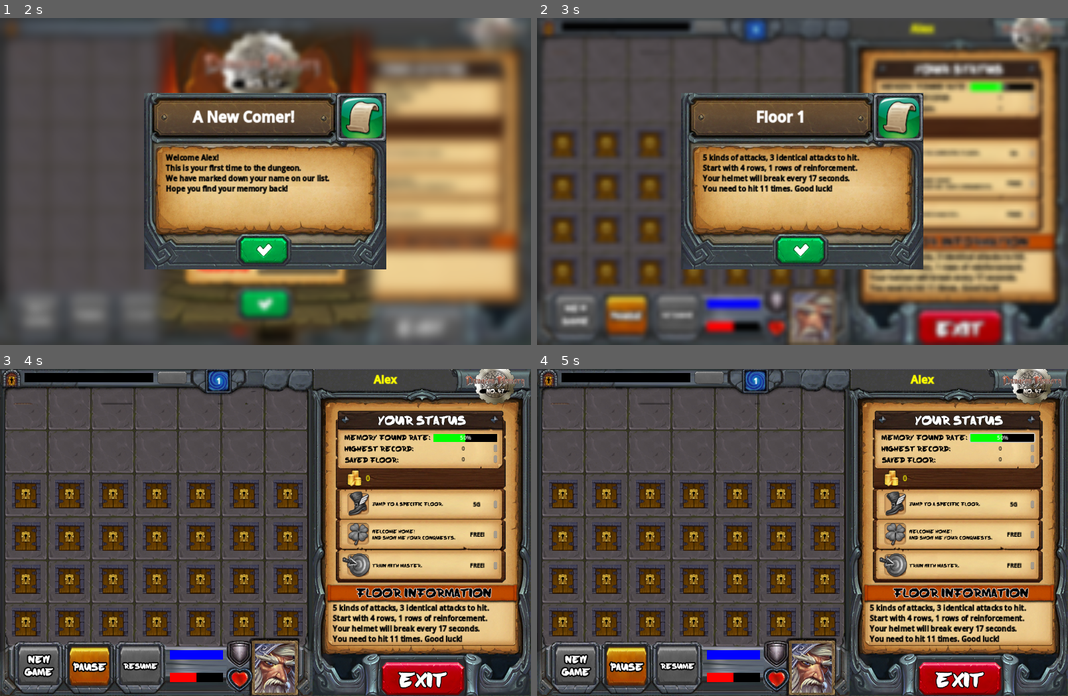
Above: before the commit, frames 1-4 (two rows, left to right).
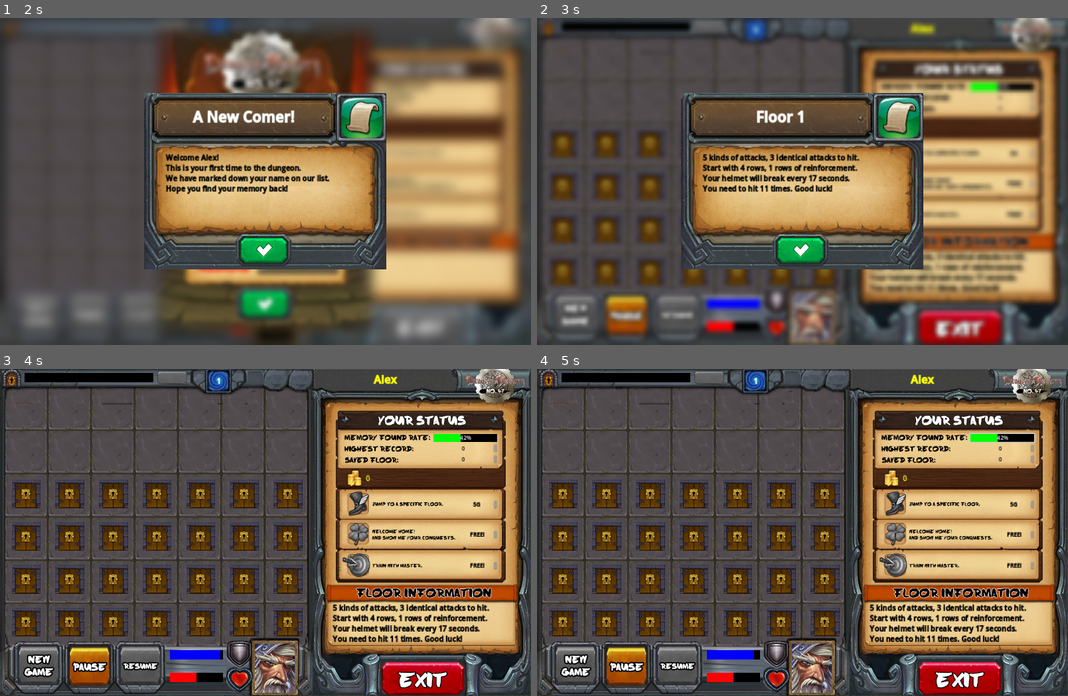
Above: after the commit, the same moments.

Repository: zjbthomas/MemoryDungeon
Game: Godot game, scene res://scenes/Login.tscn
Same seed, same stepped clock (60 frames per second), same inputs: the game is played once before the commit and once after it.
Inputs (mouse positions are in pixels of both pictures, inside the frame that each line leads up to):
- Up to frame 1 (2 s): click (297, 246) at 0.52 s; type "Alex" at 0.6 s; click (297, 266) at 0.75 s; type "12" at 0.83 s; click (265, 305) at 1.25 s
- Up to frame 2 (3 s): click (802, 250) at 2 s; click (690, 145) at 2.75 s
- Up to frame 3 (4 s): click (265, 601) at 3.5 s
- Up to frame 4 (5 s): click (1004, 437) at 4.25 s

Frame 1 is identical in both runs. In frame 2, less than 0.1% of the frame differs, in the area x 86-89%, y 19-24%; in frame 3, less than 0.1%; in frame 4, less than 0.1%.

Commit message:
Add AM timer

Diff:
--- a/Godot/scenes/Main.tscn
+++ b/Godot/scenes/Main.tscn
@@ -32,4 +32,5 @@
 [connection signal="new_game_button_pressed" from="MainGUI" to="." method="_on_main_gui_new_game_button_pressed"]
 [connection signal="next_floor_button_pressed" from="MainGUI" to="." method="_on_main_gui_next_floor_button_pressed"]
 [connection signal="card_button_pressed" from="MainGUI/Board" to="." method="_on_board_card_button_pressed"]
+[connection signal="timeout" from="AMTimer" to="." method="_on_am_timer_timeout"]
 [connection signal="timeout" from="SettleTimer" to="." method="_on_settle_timer_timeout"]
--- a/Godot/scripts/User.gd
+++ b/Godot/scripts/User.gd
@@ -154,3 +154,6 @@
 		save_game()
 
 		return [type, true]
+
+func get_collection_rate():
+	return int(100 * (owned_k.count(true) + owned_sp.count(true)) / (Global.MAXK + Global.MAXSP))
--- a/Godot/scripts/scenes/Main.gd
+++ b/Godot/scripts/scenes/Main.gd
@@ -18,13 +18,57 @@
 func _ready():
 	randomize() # call only once
 
-	# some initialization for the game
-	game.level = Global.user.saved_level
-	$MainGUI/LeftPanel/GameStatus/BottomPanel/HeroSprite.play(str(Global.user.hero))
+	_setup()
 
 # Called every frame. 'delta' is the elapsed time since the previous frame.
 func _process(delta):
 	pass
+
+func _setup():
+	# game status
+	$MainGUI/LeftPanel/GameStatus/TopPanel/LevelBar.visible = false
+	$MainGUI/LeftPanel/GameStatus/TopPanel/StatusSprite.visible = false
+
+	$MainGUI/LeftPanel/GameStatus/BottomPanel/AMBar.visible = false
+	$MainGUI/LeftPanel/GameStatus/BottomPanel/HPBar.visible = false
+
+	if (Global.user.saved_level != 0):
+		$MainGUI/LeftPanel/GameStatus/TopPanel/LevelLabel.text = "[center][b]" + str(Global.user.saved_level)
+	else:
+		$MainGUI/LeftPanel/GameStatus/TopPanel/LevelLabel.text = "[center][b]0"
+
+	# controls
+	$MainGUI/LeftPanel/GameControls/NewGameButton.visible = false
+	$MainGUI/LeftPanel/GameControls/PauseButton.visible = false
+	$MainGUI/LeftPanel/GameControls/ResumeButton.visible = false
+
+	if (Global.user.saved_level != 0):
+		$MainGUI/LeftPanel/GameControls/NextFloorButton.visible = true
+
+	$MainGUI/LeftPanel/GameStatus/BottomPanel/HeroSprite/HeroButton.visible = true
+
+	# user info
+	$MainGUI/RightPanel/UserStatus/UsernameLabel.text = "[center][b]" + Global.user.username
+
+	# update collection status
+	$MainGUI/RightPanel/UserStatus/CollectionBar.visible = true
+	update_collection_bar()
+
+	$MainGUI/RightPanel/UserStatus/BestLabel.text = "[center]" + str(Global.user.best_level)
+	$MainGUI/RightPanel/UserStatus/SavedLabel.text = "[center]" + str(Global.user.saved_level)
+
+	$MainGUI/RightPanel/GameFunctions/ShopFunction/GoldLabel.text = str(Global.user.gold)
+	$MainGUI/RightPanel/GameFunctions/ShopFunction/GoldLabel.visible = true
+
+	$MainGUI/RightPanel/GameFunctions/ShopFunction/GainRect.visible = false
+
+	# floor info
+	$MainGUI/RightPanel/FloorInfo/MessageLabel.text = "[b]Come on to a new floor!"
+	$MainGUI/RightPanel/FloorInfo/EvilRect.visible = false
+
+	# init game and hero
+	game.level = Global.user.saved_level
+	$MainGUI/LeftPanel/GameStatus/BottomPanel/HeroSprite.play(str(Global.user.hero))
 
 func _on_main_gui_next_floor_button_pressed():
 	start(false)
@@ -170,6 +214,11 @@
 	$MainGUI/LeftPanel/GameStatus/BottomPanel/HPBar.min_value = 0
 	$MainGUI/LeftPanel/GameStatus/BottomPanel/HPBar.max_value = Global.MAXR
 	$MainGUI/LeftPanel/GameStatus/BottomPanel/HPBar.value = Global.MAXR - (game.update_cur_n_rows() - 1) # TODO: do we need to call update_cur_n_rows or just use cur_n_rows?
+
+func update_collection_bar():
+	$MainGUI/RightPanel/UserStatus/CollectionBar.min_value = 0
+	$MainGUI/RightPanel/UserStatus/CollectionBar.max_value = 100
+	$MainGUI/RightPanel/UserStatus/CollectionBar.value = Global.user.get_collection_rate()
 
 # TODO: we should set a flag call is_processing; group all operations into two functions when is_processing is set and clear
 func update_function_controls(is_processing):
@@ -291,8 +340,6 @@
 	# call settle()
 	game.settle()
 
-	# TODO: this->update() what's this?
-
 	# update status
 	if (game.status == GameRule.STATUS.EMPTY):
 		$MainGUI/LeftPanel/GameStatus/TopPanel/StatusSprite.visible = false
@@ -311,6 +358,7 @@
 	# update all cards
 	update_all_cards()
 
+	# TODO: win game logic; should move to a separate function
 	if (game.win_game):
 		$AMTimer.stop()
 
@@ -320,8 +368,6 @@
 		$MainGUI/LeftPanel/GameStatus/BottomPanel/AMBar.visible = false
 		$MainGUI/LeftPanel/GameStatus/BottomPanel/HPBar.visible = false
 
-		update_function_controls(false)
-
 		# hide status
 		$MainGUI/LeftPanel/GameStatus/TopPanel/StatusSprite.visible = false
 		$MainGUI/RightPanel/GameFunctions/ShopFunction/GainRect.visible = false
@@ -335,78 +381,106 @@
 
 		# handle TREASURE
 		if (game.found_treasure):
-			# TODO
 			$BlurContainer/WrapperWindow.load_window("message")
 			$BlurContainer/WrapperWindow.get_loaded_window().setup_ui("Wow!", "You find a gift in this floor![p]Please receive it!", true)
 			$BlurContainer/WrapperWindow.get_loaded_window().ok_button_pressed.connect(func(): $BlurContainer.complete())
 			$BlurContainer.activate()
 
-	#string msg = "";
-
-#
-		#// Set the buttons.
-		#ui->pauseBtn->setVisible(false);
-		#ui->resumeBtn->setVisible(false);
-#
-		#this->enabledHeroBtn = true;
-#
-		#// Rewards to the game.
-		#if (foundTreasure)
-		#{
-			#msg="You find a gift in this floor!\nPlease receive it!";
-#
-			#MessageDialog* messageDialog = new MessageDialog(this, msg, "Wow!", true, this->user);
-			#messageDialog->setModal(true);
-			#messageDialog->exec();
-			#delete messageDialog;
-#
-		#}
-#
-		#switch (this->floorType)
-		#{
-		#case GameRule::NORMAL:
-			#this->user->setGold(this->user->getGold() + 1);
-#
-			#break;
-		#case GameRule::CLOWN:
-			#this->user->setGold(this->user->getGold() + 3);
-#
-			#break;
-		#case GameRule::EVIL:
-			#this->user->setGold(this->user->getGold() + 5);
-#
-			#msg="You get the chest from beating EVIL!\nLet's open it!";
-#
-			#MessageDialog* messageDialog = new MessageDialog(this, msg, "Wow!", true, this->user);
-			#messageDialog->setModal(true);
-			#messageDialog->exec();
-			#delete messageDialog;
-#
-			#break;
-		#}
-#
-		#// update user file as credit changed
-		#this->user->writeFile();
-#
-		#ui->goldLbl->setText(QString::number(this->user->getGold()));
-#
-		#this->updateItemPB();
-#
-		#// update saved level and write to user file
-		#this->user->setSavedLevel(this->game->getLevel());
-#
-		#ui->savedLbl->setText(QString::number(this->game->getLevel()));
-#
-		#if (this->game->getLevel() > this->user->getBestLevel()) {
-			#this->user->setBsetLevel(this->game->getLevel());
-#
-			#ui->bestLbl->setText(QString::number(this->game->getLevel()));
-		#}
-#
-		#this->user->writeFile();
-#
-		#// Show the button to the next floor.
-		#ui->infoTB->setText(QString::fromStdString("Well done!\nLet's go to the next floor!"));
-#
-		#ui->nextFloorBtn->setVisible(true);
-	#}
+		# add gold and gift
+		# TODO: all magic numbers here!
+		match (game.floor_type):
+			GameRule.FLOOR_TYPE.NORMAL:
+				Global.user.gold += 1
+			GameRule.FLOOR_TYPE.CLOWN:
+				Global.user.gold += 3
+			GameRule.FLOOR_TYPE.EVIL:
+				Global.user.gold += 5
+
+				$BlurContainer/WrapperWindow.load_window("message")
+				$BlurContainer/WrapperWindow.get_loaded_window().setup_ui("Wow!", "You get the chest from beating EVIL![p]Let's open it!", true)
+				$BlurContainer/WrapperWindow.get_loaded_window().ok_button_pressed.connect(func(): $BlurContainer.complete())
+				$BlurContainer.activate()
+
+		$MainGUI/RightPanel/GameFunctions/ShopFunction/GoldLabel.text = str(Global.user.gold)
+
+		# update function controls here as gold value changed
+		update_function_controls(false)
+
+		# update collection bar as gift provided
+		update_collection_bar()
+
+		# update saved level
+		Global.user.saved_level = game.level
+
+		$MainGUI/RightPanel/UserStatus/SavedLabel.text = "[center]" + str(Global.user.saved_level)
+
+		# update best level
+		if (game.level > Global.user.best_level):
+			Global.user.best_level = game.level
+
+			$MainGUI/RightPanel/UserStatus/BestLabel.text = "[center]" + str(Global.user.best_level)
+
+		# save game
+		Global.user.save_game()
+
+		# show the button to the next floor
+		$MainGUI/RightPanel/FloorInfo/MessageLabel.text = "[b]Well done![p]Let's go to the next floor!"
+
+		$MainGUI/LeftPanel/GameControls/NextFloorButton.visible = true
+
+
+func _on_am_timer_timeout():
+	if (game.time_remain > 0):
+		game.time_remain -= 1
+		update_am_bar()
+	else:
+		# helmet break
+		if ($SettleTimer.is_stopped()):
+			var survive = game.pop_rows(game.n_pop)
+
+			if (survive):
+				# a new row is popped, update all cards
+				update_all_cards()
+
+				# progress bars changed
+				update_level_bar()
+				update_hp_bar()
+
+				# reset status
+				$MainGUI/LeftPanel/GameStatus/TopPanel/StatusSprite.visible = false
+				$MainGUI/RightPanel/GameFunctions/ShopFunction/GainRect.visible = false
+
+				update_am_bar() # TODO: does the order matter here?
+			else:
+				# game over
+				# stop timing
+				$AMTimer.stop()
+				$SettleTimer.stop()
+
+				# reset everything
+				# TODO: can we put it into a function as RESET?
+				update_all_cards()
+
+				$MainGUI/LeftPanel/GameStatus/TopPanel/LevelLabel.text = "[center][b]0"
+
+				$MainGUI/LeftPanel/GameStatus/TopPanel/LevelBar.visible = false
+
+				$MainGUI/LeftPanel/GameStatus/BottomPanel/AMBar.visible = false
+				$MainGUI/LeftPanel/GameStatus/BottomPanel/HPBar.visible = false
+
+				$MainGUI/LeftPanel/GameStatus/TopPanel/StatusSprite.visible = false
+				$MainGUI/RightPanel/GameFunctions/ShopFunction/GainRect.visible = false
+
+				update_function_controls(false)
+
+				$MainGUI/LeftPanel/GameControls/NewGameButton.visible = true
+				$MainGUI/LeftPanel/GameControls/PauseButton.visible = false
+				$MainGUI/LeftPanel/GameControls/ResumeButton.visible = false
+
+				$MainGUI/LeftPanel/GameStatus/BottomPanel/HeroSprite/HeroButton.visible = true
+
+				# message for game over
+				$BlurContainer/WrapperWindow.load_window("message")
+				$BlurContainer/WrapperWindow.get_loaded_window().setup_ui("Gameover", "Time's Up![p]Gameover.", false)
+				$BlurContainer/WrapperWindow.get_loaded_window().ok_button_pressed.connect(func(): $BlurContainer.complete())
+				$BlurContainer.activate()
--- a/Godot/scripts/scenes/MainGUI.gd
+++ b/Godot/scripts/scenes/MainGUI.gd
@@ -6,7 +6,7 @@
 
 # Called when the node enters the scene tree for the first time.
 func _ready():
-	setup_ui()
+	pass
 
 # Called every frame. 'delta' is the elapsed time since the previous frame.
 func _process(delta):
@@ -23,44 +23,3 @@
 
 func _on_exit_button_pressed():
 	get_tree().quit()
-
-func setup_ui():
-	# game status
-	$LeftPanel/GameStatus/TopPanel/LevelBar.visible = false
-	$LeftPanel/GameStatus/TopPanel/StatusSprite.visible = false
-
-	$LeftPanel/GameStatus/BottomPanel/AMBar.visible = false
-	$LeftPanel/GameStatus/BottomPanel/HPBar.visible = false
-
-	if (Global.user.saved_level != 0):
-		$LeftPanel/GameStatus/TopPanel/LevelLabel.text = "[center][b]" + str(Global.user.saved_level)
-	else:
-		$LeftPanel/GameStatus/TopPanel/LevelLabel.text = "[center][b]0"
-
-	# controls
-	$LeftPanel/GameControls/NewGameButton.visible = false
-	$LeftPanel/GameControls/PauseButton.visible = false
-	$LeftPanel/GameControls/ResumeButton.visible = false
-
-	if (Global.user.saved_level != 0):
-		$LeftPanel/GameControls/NextFloorButton.visible = true
-
-	$LeftPanel/GameStatus/BottomPanel/HeroSprite/HeroButton.visible = true
-
-	# user info
-	$RightPanel/UserStatus/UsernameLabel.text = "[center][b]" + Global.user.username
-
-	# TODO: update collection status
-	$RightPanel/UserStatus/CollectionBar.visible = true
-
-	$RightPanel/UserStatus/BestLabel.text = "[center]" + str(Global.user.best_level)
-	$RightPanel/UserStatus/SavedLabel.text = "[center]" + str(Global.user.saved_level)
-
-	$RightPanel/GameFunctions/ShopFunction/GoldLabel.text = str(Global.user.gold)
-	$RightPanel/GameFunctions/ShopFunction/GoldLabel.visible = true
-
-	$RightPanel/GameFunctions/ShopFunction/GainRect.visible = false
-
-	# floor info
-	$RightPanel/FloorInfo/MessageLabel.text = "[b]Come on to a new floor!"
-	$RightPanel/FloorInfo/EvilRect.visible = false
